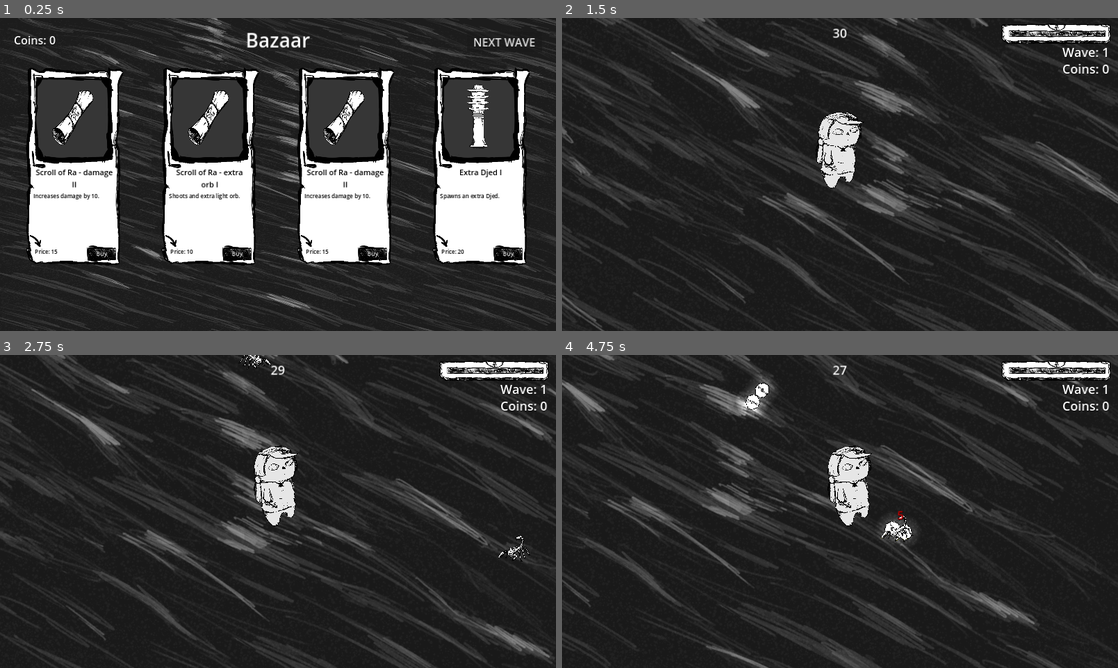
Above: before the commit, frames 1-4 (two rows, left to right).
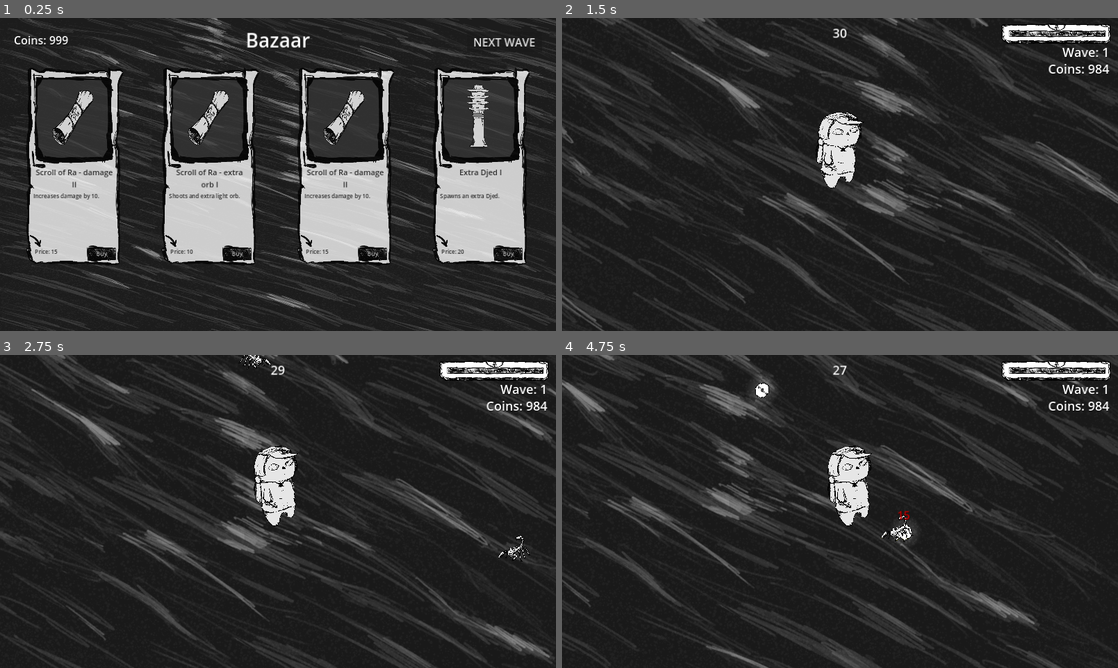
Above: after the commit, the same moments.

Repository: badzianga/johnnys-bazaar-adventure
Game: Godot game, scene res://Scenes/Bazaar/bazaar.tscn
Two runs of this game, one before a commit and one after it. Both use one fixed random seed, a clock stepped at 60 frames per second and the inputs below. This scene is started directly instead of the project's main scene.
Inputs:
- Up to frame 1 (0.25 s): no input
- Up to frame 2 (1.5 s): click "Buy" at 0.5 s; click "NEXT WAVE" at 1.25 s
- Up to frame 3 (2.75 s): hold D (right) from 2.03 s (still down); tap Space (accept) at 2.1 s
- Up to frame 4 (4.75 s): release D (right) at 2.78 s; hold S (down) 2.78-3.53 s; tap Space (accept) at 2.85, 3.6, 4.35 s; hold D (right) 3.53-4.28 s; hold W (up) from 4.28 s (still down)

The runs differ from the first frame. In frame 1, 22% of the frame differs, in the area x 4-96%, y 5-79%; in frame 2, 0.2%; in frame 3, 0.2%; in frame 4, 0.7%.

Commit message:
Result screen, better enemies, shop fixes

Diff:
--- a/Scenes/Bazaar/bazaar.gd
+++ b/Scenes/Bazaar/bazaar.gd
@@ -12,10 +12,11 @@
 		_create_option()
 
 
-func _create_option() -> void:
+func _create_option(delayed: bool = false) -> void:
 	var option := ItemOptionScene.instantiate()
-	option.set_info(Upgrades.upgrades.pick_random())
+	option.set_info(Upgrades.available_upgrades.pick_random())
 	option.item_purchased.connect(_on_item_purchased)
+	option.display(delayed)
 	container.add_child(option)
 
 
@@ -24,7 +25,10 @@
 	GameController.purchased_upgrades.append(item_option.item_name)
 	GameController.upgrade_character(item_option.item_id)
 	coins_label.text = "Coins: " + str(GameController.coins)
+	GameController.remove_available_upgrade(item_option.item_id)
+	print(len(Upgrades.available_upgrades))
 	item_option.delete()
+	_create_option(true)
 
 
 func _on_next_wave_button_pressed() -> void:
--- a/Scenes/Bazaar/bazaar.tscn
+++ b/Scenes/Bazaar/bazaar.tscn
@@ -5,6 +5,7 @@
 
 [node name="Bazaar" type="CanvasLayer"]
 script = ExtResource("1_tprnu")
+metadata/_edit_horizontal_guides_ = [32.0]
 
 [node name="Background" type="TextureRect" parent="."]
 anchors_preset = 15
@@ -41,6 +42,7 @@
 offset_right = 1560.0
 offset_bottom = 98.0
 focus_mode = 0
+mouse_default_cursor_shape = 2
 theme_override_font_sizes/font_size = 32
 text = "NEXT WAVE"
 
--- a/Scenes/Enemies/dog.tscn
+++ b/Scenes/Enemies/dog.tscn
@@ -82,6 +82,11 @@
 [node name="Dog" type="CharacterBody2D"]
 motion_mode = 1
 script = ExtResource("1_8gha7")
+max_health = 16
+speed = 200.0
+damage = 3
+gold_min = 1
+gold_max = 3
 
 [node name="Sprite" type="Sprite2D" parent="."]
 material = ExtResource("2_ebf6i")
--- a/Scenes/Enemies/mummy.tscn
+++ b/Scenes/Enemies/mummy.tscn
@@ -82,6 +82,10 @@
 [node name="Mummy" type="CharacterBody2D"]
 motion_mode = 1
 script = ExtResource("1_qmymo")
+max_health = 25
+damage = 5
+gold_min = 2
+gold_max = 4
 
 [node name="Sprite" type="Sprite2D" parent="."]
 material = ExtResource("2_mqguc")
--- a/Scenes/Enemies/scorpio.tscn
+++ b/Scenes/Enemies/scorpio.tscn
@@ -117,8 +117,6 @@
 motion_mode = 1
 script = ExtResource("1_00eur")
 max_health = 4
-gold_min = 1
-gold_max = 3
 
 [node name="Sprite" type="Sprite2D" parent="."]
 material = ExtResource("2_460yr")
--- a/Scenes/Enemies/snake.tscn
+++ b/Scenes/Enemies/snake.tscn
@@ -152,6 +152,10 @@
 [node name="Snake" type="CharacterBody2D"]
 motion_mode = 1
 script = ExtResource("1_e67iu")
+speed = 180.0
+damage = 2
+gold_min = 1
+gold_max = 2
 
 [node name="Sprite" type="Sprite2D" parent="."]
 material = ExtResource("2_iu1t6")
--- a/Scenes/Player/player.gd
+++ b/Scenes/Player/player.gd
@@ -87,7 +87,7 @@
 	health -= hitbox.damage
 	Hud.set_health(health)
 	if health <= 0:
-		get_tree().reload_current_scene()
+		GameController.go_to_result_screen()
 
 
 func _on_shoot_cooldown_timeout() -> void:
--- /dev/null
+++ b/Scenes/ResultScreen/result_screen.gd
@@ -0,0 +1,14 @@
+extends ColorRect
+
+
+func _ready() -> void:
+	if GameController.current_wave >= len(GameController.WAVE_TIMES):
+		$Label.text = "YOU WIN!"
+		color = Color(0.12, 0.21, 0.18)
+	else:
+		$Label.text = "YOU LOSE!"
+		color = Color(0.31, 0.18, 0.15)
+
+
+func _on_button_pressed() -> void:
+	GameController.reset_game()
--- /dev/null
+++ b/Scenes/ResultScreen/result_screen.tscn
@@ -0,0 +1,48 @@
+[gd_scene load_steps=2 format=3 uid="uid://c2ltg0ykto581"]
+
+[ext_resource type="Script" path="res://Scenes/ResultScreen/result_screen.gd" id="1_fo3mn"]
+
+[node name="ResultScreen" type="ColorRect"]
+anchors_preset = 15
+anchor_right = 1.0
+anchor_bottom = 1.0
+grow_horizontal = 2
+grow_vertical = 2
+color = Color(0.196078, 0.196078, 0.196078, 1)
+script = ExtResource("1_fo3mn")
+
+[node name="Label" type="Label" parent="."]
+custom_minimum_size = Vector2(600, 113)
+layout_mode = 1
+anchors_preset = 8
+anchor_left = 0.5
+anchor_top = 0.5
+anchor_right = 0.5
+anchor_bottom = 0.5
+offset_left = -300.0
+offset_top = -56.5
+offset_right = 300.0
+offset_bottom = 56.5
+grow_horizontal = 2
+grow_vertical = 2
+theme_override_font_sizes/font_size = 80
+text = "RESULT!"
+horizontal_alignment = 1
+
+[node name="Button" type="Button" parent="."]
+layout_mode = 1
+anchors_preset = 8
+anchor_left = 0.5
+anchor_top = 0.5
+anchor_right = 0.5
+anchor_bottom = 0.5
+offset_left = -148.0
+offset_top = 62.0
+offset_right = 140.0
+offset_bottom = 137.0
+grow_horizontal = 2
+grow_vertical = 2
+theme_override_font_sizes/font_size = 48
+text = "PLAY AGAIN"
+
+[connection signal="pressed" from="Button" to="." method="_on_button_pressed"]
--- a/Scenes/UI/item_option.gd
+++ b/Scenes/UI/item_option.gd
@@ -7,6 +7,13 @@
 var item_id: int
 var item_name: StringName
 var price: int
+
+
+func display(delayed: bool) -> void:
+	if delayed:
+		$AnimationPlayer.play("add_delayed")
+	else:
+		$AnimationPlayer.play("add")
 
 
 func set_info(item_info: Dictionary) -> void:
--- a/Scenes/UI/item_option.tscn
+++ b/Scenes/UI/item_option.tscn
@@ -1,11 +1,11 @@
-[gd_scene load_steps=6 format=3 uid="uid://bcdc650f2ur7t"]
+[gd_scene load_steps=8 format=3 uid="uid://bcdc650f2ur7t"]
 
 [ext_resource type="Script" path="res://Scenes/UI/item_option.gd" id="1_d4rak"]
 [ext_resource type="Texture2D" uid="uid://byintoy416hsl" path="res://Assets/HUD/item_border.png" id="1_vjwei"]
 
 [sub_resource type="Animation" id="Animation_qa75e"]
 resource_name = "delete"
-length = 0.2
+length = 0.3
 tracks/0/type = "value"
 tracks/0/imported = false
 tracks/0/enabled = true
@@ -13,7 +13,7 @@
 tracks/0/interp = 1
 tracks/0/loop_wrap = true
 tracks/0/keys = {
-"times": PackedFloat32Array(0, 0.2),
+"times": PackedFloat32Array(0, 0.3),
 "transitions": PackedFloat32Array(1, 1),
 "update": 0,
 "values": [Color(1, 1, 1, 1), Color(1, 1, 1, 0)]
@@ -25,7 +25,7 @@
 tracks/1/interp = 1
 tracks/1/loop_wrap = true
 tracks/1/keys = {
-"times": PackedFloat32Array(0.2),
+"times": PackedFloat32Array(0.3),
 "transitions": PackedFloat32Array(1),
 "values": [{
 "args": [],
@@ -45,16 +45,51 @@
 "times": PackedFloat32Array(0),
 "transitions": PackedFloat32Array(1),
 "update": 0,
-"values": [Color(1, 1, 1, 1)]
+"values": [Color(1, 1, 1, 0)]
+}
+
+[sub_resource type="Animation" id="Animation_4rrda"]
+resource_name = "add"
+length = 0.3
+tracks/0/type = "value"
+tracks/0/imported = false
+tracks/0/enabled = true
+tracks/0/path = NodePath(".:modulate")
+tracks/0/interp = 1
+tracks/0/loop_wrap = true
+tracks/0/keys = {
+"times": PackedFloat32Array(0, 0.3),
+"transitions": PackedFloat32Array(1, 1),
+"update": 0,
+"values": [Color(1, 1, 1, 0), Color(1, 1, 1, 1)]
+}
+
+[sub_resource type="Animation" id="Animation_2akpw"]
+resource_name = "add_delayed"
+length = 0.6
+tracks/0/type = "value"
+tracks/0/imported = false
+tracks/0/enabled = true
+tracks/0/path = NodePath(".:modulate")
+tracks/0/interp = 1
+tracks/0/loop_wrap = true
+tracks/0/keys = {
+"times": PackedFloat32Array(0, 0.3, 0.6),
+"transitions": PackedFloat32Array(1, 1, 1),
+"update": 0,
+"values": [Color(1, 1, 1, 0), Color(1, 1, 1, 0), Color(1, 1, 1, 1)]
 }
 
 [sub_resource type="AnimationLibrary" id="AnimationLibrary_bqg0l"]
 _data = {
 "RESET": SubResource("Animation_f3stj"),
+"add": SubResource("Animation_4rrda"),
+"add_delayed": SubResource("Animation_2akpw"),
 "delete": SubResource("Animation_qa75e")
 }
 
 [node name="ItemOption" type="TextureRect"]
+modulate = Color(1, 1, 1, 0)
 custom_minimum_size = Vector2(300, 600)
 anchors_preset = 15
 anchor_right = 1.0
@@ -120,15 +155,6 @@
 text = "Buy"
 flat = true
 
-[node name="ColorRect" type="ColorRect" parent="."]
-z_index = -1
-layout_mode = 0
-offset_left = 32.0
-offset_top = 36.0
-offset_right = 264.0
-offset_bottom = 288.0
-color = Color(0.270588, 0.270588, 0.270588, 1)
-
 [node name="AnimationPlayer" type="AnimationPlayer" parent="."]
 libraries = {
 "": SubResource("AnimationLibrary_bqg0l")
--- a/Singletons/game_controller.gd
+++ b/Singletons/game_controller.gd
@@ -4,9 +4,10 @@
 const WAVE_TIMES: Array[int] = [0, 30, 30, 35, 40, 50]
 const BazaarScene := preload("res://Scenes/Bazaar/bazaar.tscn")
 const WorldScene := preload("res://Scenes/World/test_world.tscn")
+const ResultScreenScene := preload("res://Scenes/ResultScreen/result_screen.tscn")
 
 var current_wave := 1
-var coins := 0
+var coins := 999
 var player: CharacterBody2D
 var enemies: Array[Enemy]
 var purchased_upgrades: Array[StringName]
@@ -59,9 +60,35 @@
 			PlayerUpgrades.max_health += 5
 
 
+func remove_available_upgrade(item_id: int) -> void:
+	var index := 0
+	for item_data in Upgrades.available_upgrades:
+		if item_data["Id"] == item_id:
+			Upgrades.available_upgrades.remove_at(index)
+			break
+		index += 1
+
+
+func go_to_result_screen() -> void:
+	timer.stop()
+	Hud.visible = false
+	get_tree().change_scene_to_packed(ResultScreenScene)
+
+
+func reset_game() -> void:
+	current_wave = 1
+	coins = 0
+	player = null
+	purchased_upgrades.clear()
+	back_to_world()
+
+
+
 func _on_timer_timeout() -> void:
+	current_wave += 1
+	if current_wave >= len(WAVE_TIMES):
+		go_to_result_screen()
 	# go to bazaar
-	current_wave += 1
 	coins = player.coins
 	Hud.visible = false
 	get_tree().change_scene_to_packed(BazaarScene)
--- a/Singletons/upgrades.gd
+++ b/Singletons/upgrades.gd
@@ -67,3 +67,5 @@
 		"Id": 7,
 	},
 ]
+
+@onready var available_upgrades := upgrades
